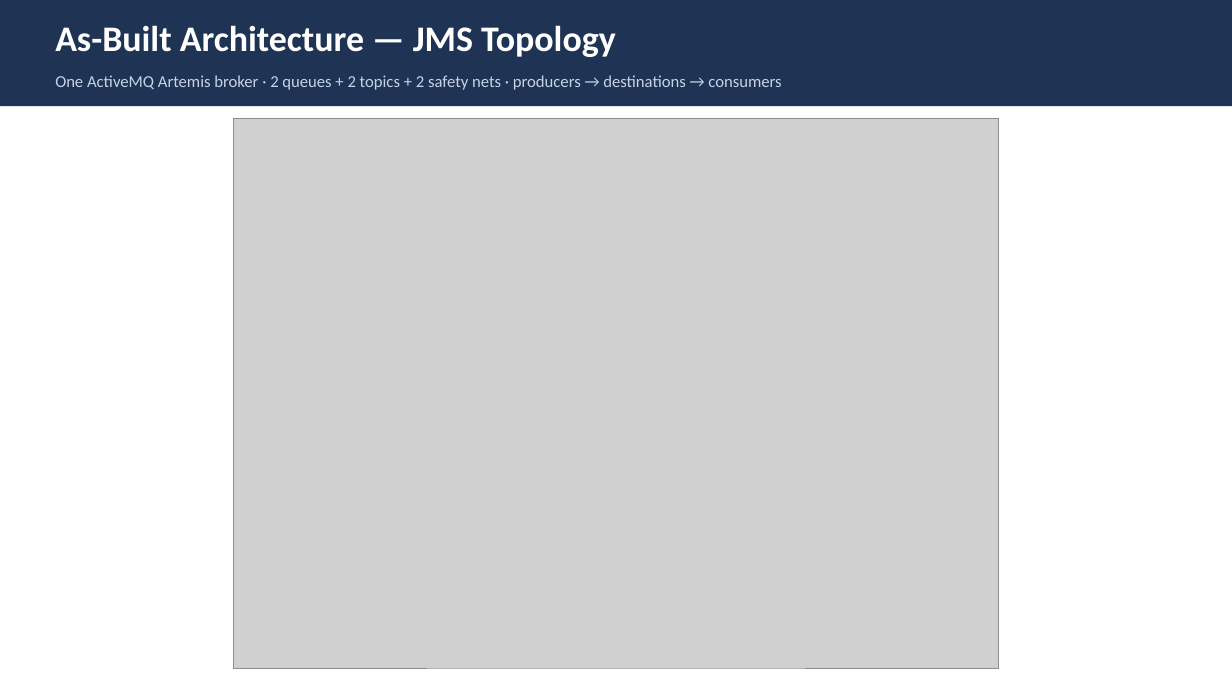
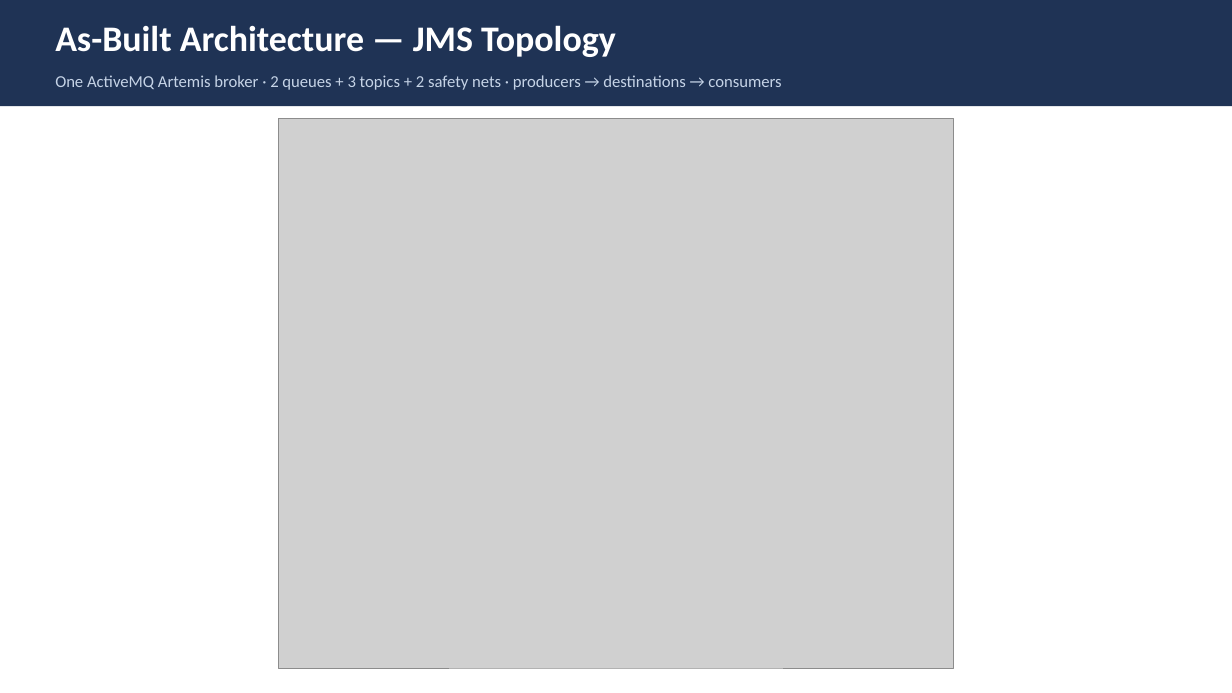
Before and after one commit to Vishak-94/pet-store, a slide deck: slide 54 of docs/PetStore_Architecture_LLD.pptx (slide 52 before the commit). Drawn at 1232x693 pixels with LibreOffice and Linux fonts; fonts in the diff are those of the drawing; grey boxes stand for pictures. Boxes give left, top, right and bottom in pixels: in the first picture for what was removed or moved away, otherwise in the second. Text is boxed around its words. In the diff, an @@ line names an element or a change of style, - is before the commit and + after.

```diff
--- a/docs/PetStore_Architecture_LLD.pptx
+++ b/docs/PetStore_Architecture_LLD.pptx
@@ text at <box>55,75,781,90</box>: text changed @@
-One ActiveMQ Artemis broker · 2 queues + 2 topics + 2 safety nets · producers → destinations → consumers
+One ActiveMQ Artemis broker · 2 queues + 3 topics + 2 safety nets · producers → destinations → consumers
@@ picture: place and size @@
-picture at <box>233,118,999,668</box>
+picture at <box>278,118,954,668</box>
```
Also in this commit, not shown: 6 other slides changed, 2 slides added, 1 slide removed, 10 other files.
